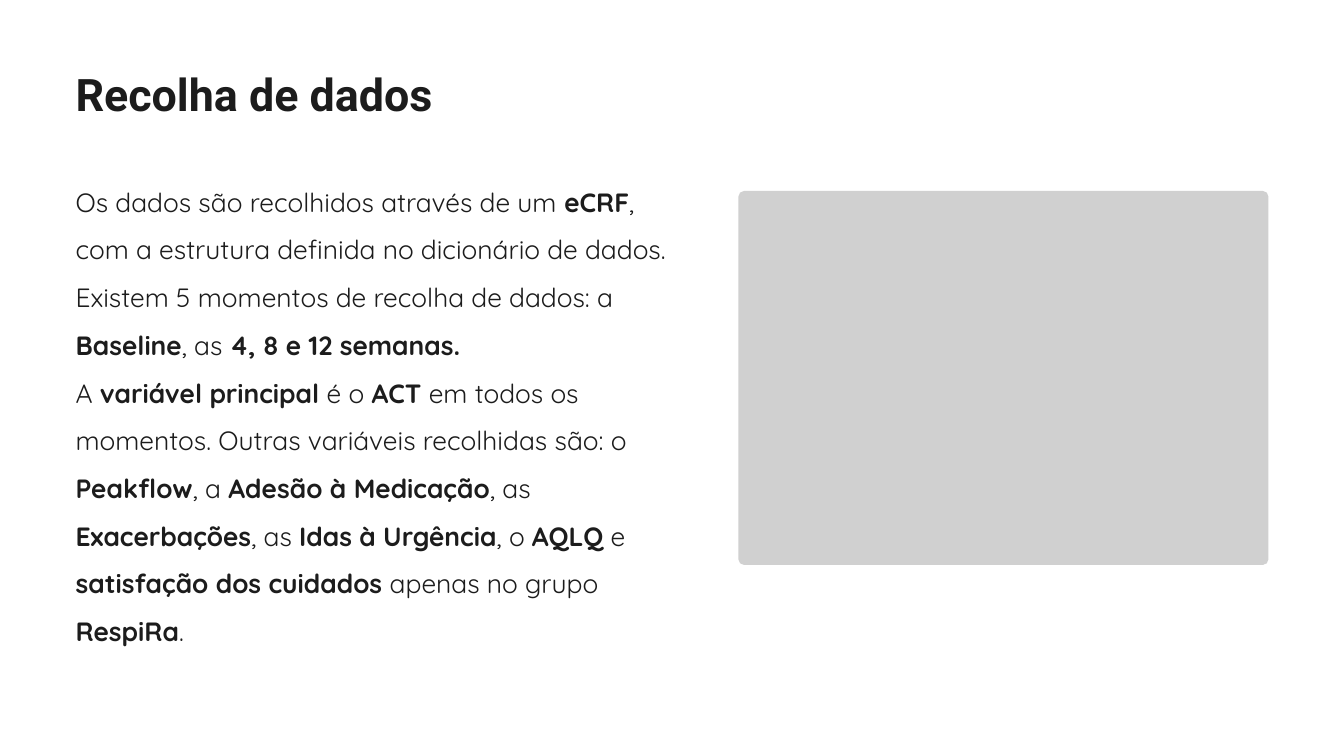
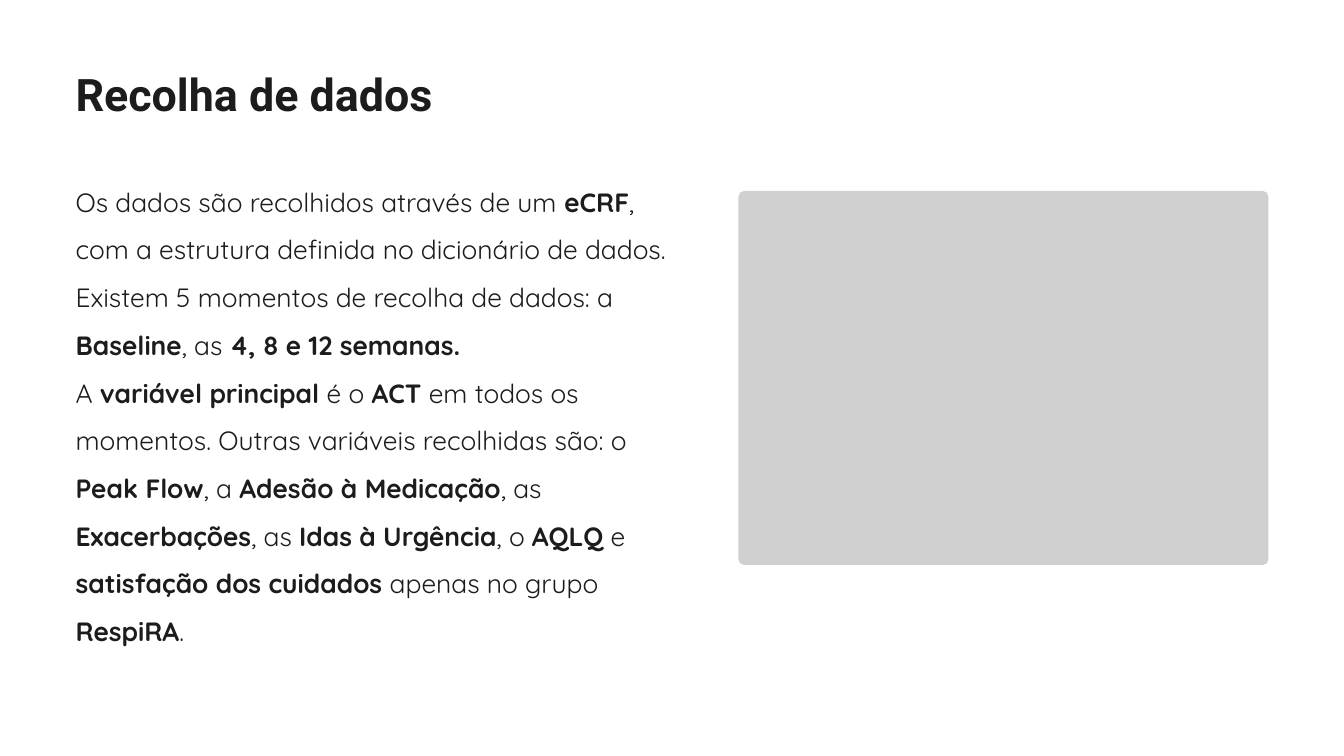
Before and after one commit to JoanaTeixeiraa/RespiRA_site, a slide deck: slide 6 of materiais/investigators_meeting_grupo7.pptx. Drawn at 1344x756 pixels with LibreOffice and Linux fonts; fonts in the diff are those of the drawing; grey boxes stand for pictures. Boxes give left, top, right and bottom in pixels: in the first picture for what was removed or moved away, otherwise in the second. Text is boxed around its words. In the diff, an @@ line names an element or a change of style, - is before the commit and + after.

```diff
--- a/materiais/investigators_meeting_grupo7.pptx
+++ b/materiais/investigators_meeting_grupo7.pptx
@@ text at (76,383,627,647): text changed @@
-A variável principal é o ACT em todos os momentos. Outras variáveis recolhidas são: o Peakflow, a Adesão à Medicação, as Exacerbações, as Idas à Urgência, o AQLQ e satisfação dos cuidados apenas no grupo RespiRa.
+A variável principal é o ACT em todos os momentos. Outras variáveis recolhidas são: o Peak Flow, a Adesão à Medicação, as Exacerbações, as Idas à Urgência, o AQLQ e satisfação dos cuidados apenas no grupo RespiRA.
```
Also in this commit, not shown: 3 other slides changed, 3 other files.
